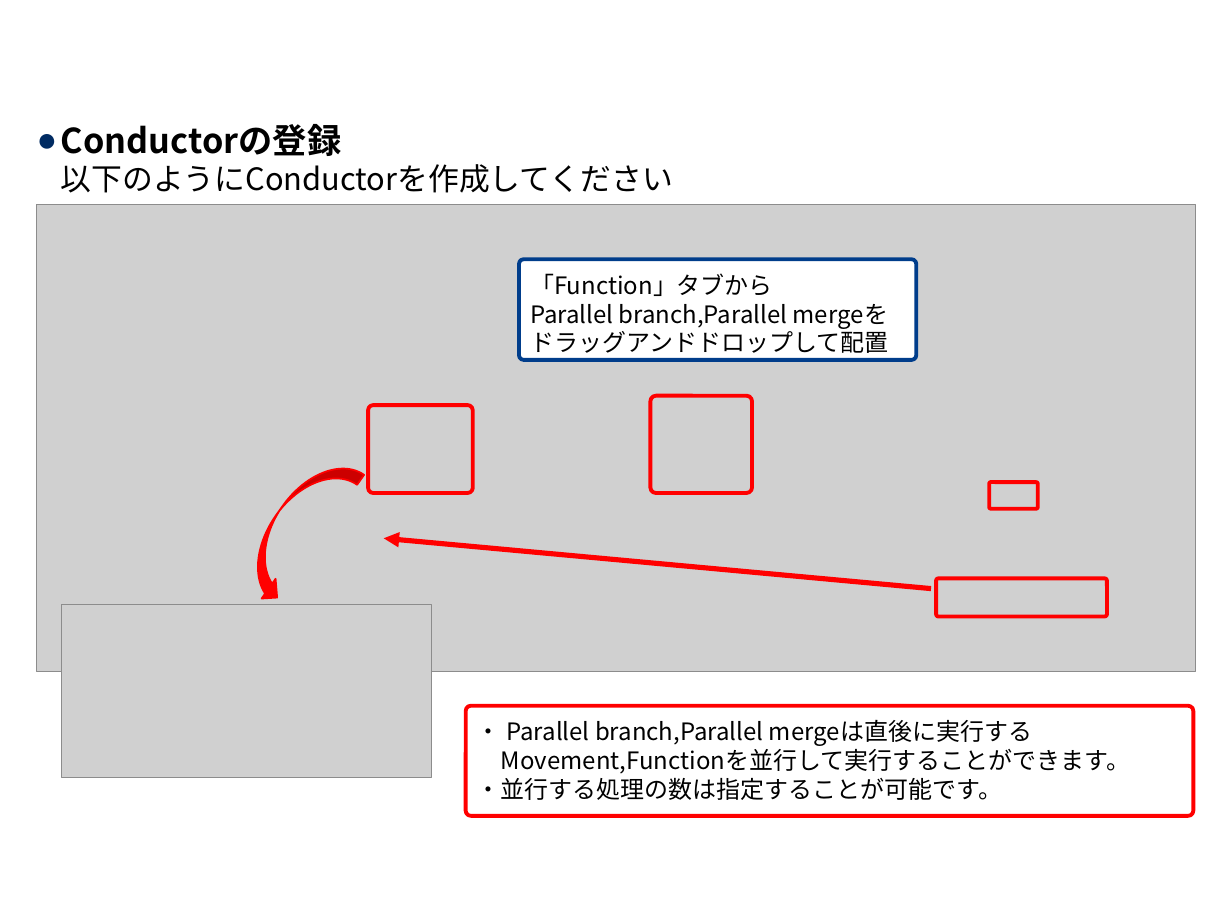
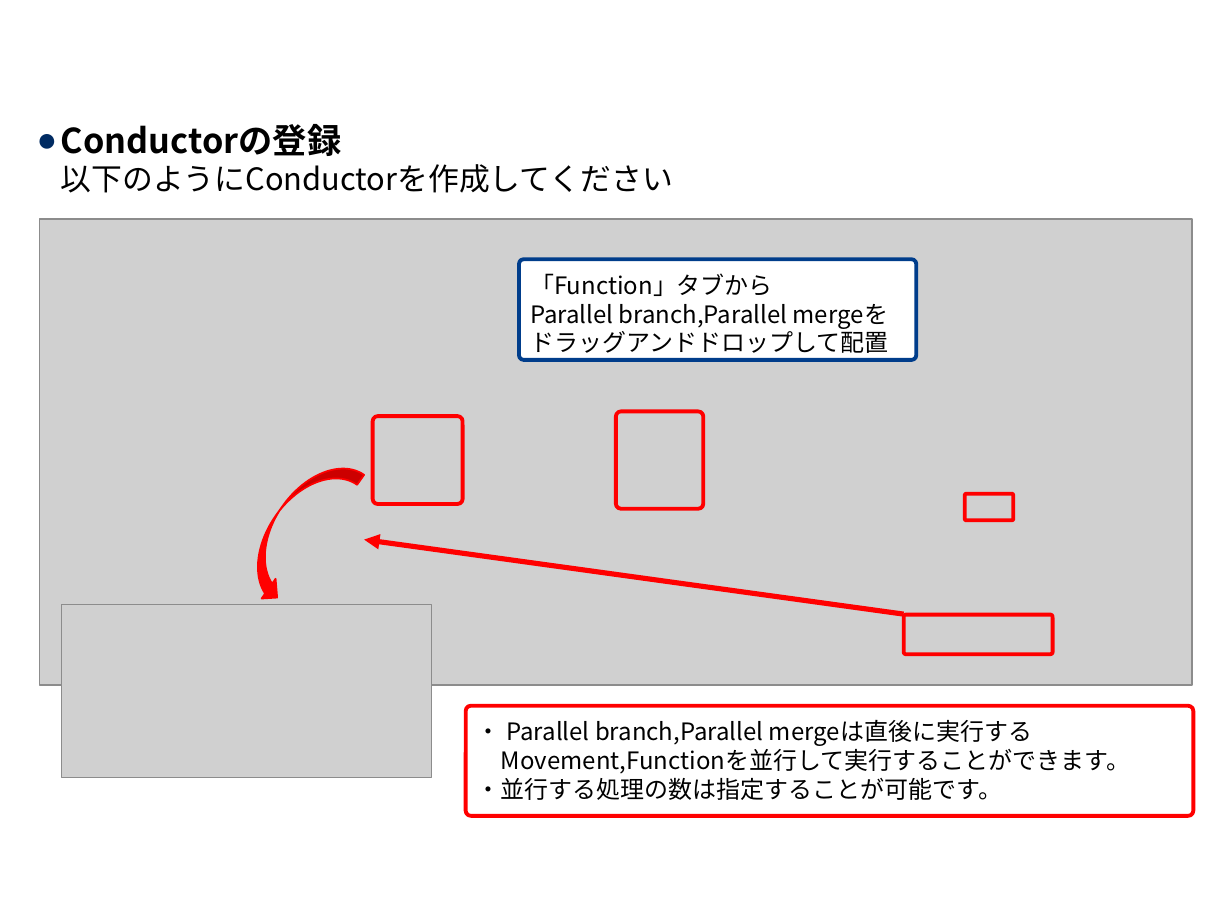
Before and after one commit to exastro-suite/it-automation-docs, a slide deck: slide 28 of asset/Learn_ja/ITA-Conductor_practice_ja.pptx. Drawn at 1232x924 pixels with LibreOffice and Linux fonts; fonts in the diff are those of the drawing; grey boxes stand for pictures; background and template pictures are left out. Boxes give left, top, right and bottom in pixels: in the first picture for what was removed or moved away, otherwise in the second. Text is boxed around its words. In the diff, an @@ line names an element or a change of style, - is before the commit and + after.

```diff
--- a/asset/Learn_ja/ITA-Conductor_practice_ja.pptx
+++ b/asset/Learn_ja/ITA-Conductor_practice_ja.pptx
@@ picture: place and size @@
-picture at <box>36,205,1195,671</box>
+picture at <box>39,219,1191,685</box>
@@ rounded rectangle: place and size @@
-rounded rectangle at <box>368,405,473,493</box>
+rounded rectangle at <box>372,416,462,504</box>
@@ rounded rectangle: place and size @@
-rounded rectangle at <box>650,395,753,493</box>
+rounded rectangle at <box>616,411,703,509</box>
@@ rounded rectangle: place and size @@
-rounded rectangle at <box>989,482,1037,509</box>
+rounded rectangle at <box>965,494,1013,521</box>
@@ arrow moved from (931, 589) - (383, 538) to (903, 614) - (365, 540) @@
@@ rounded rectangle: place and size @@
-rounded rectangle at <box>936,579,1108,617</box>
+rounded rectangle at <box>903,615,1052,654</box>
```
Also in this commit, not shown: 15 other slides changed, 1 other file.
